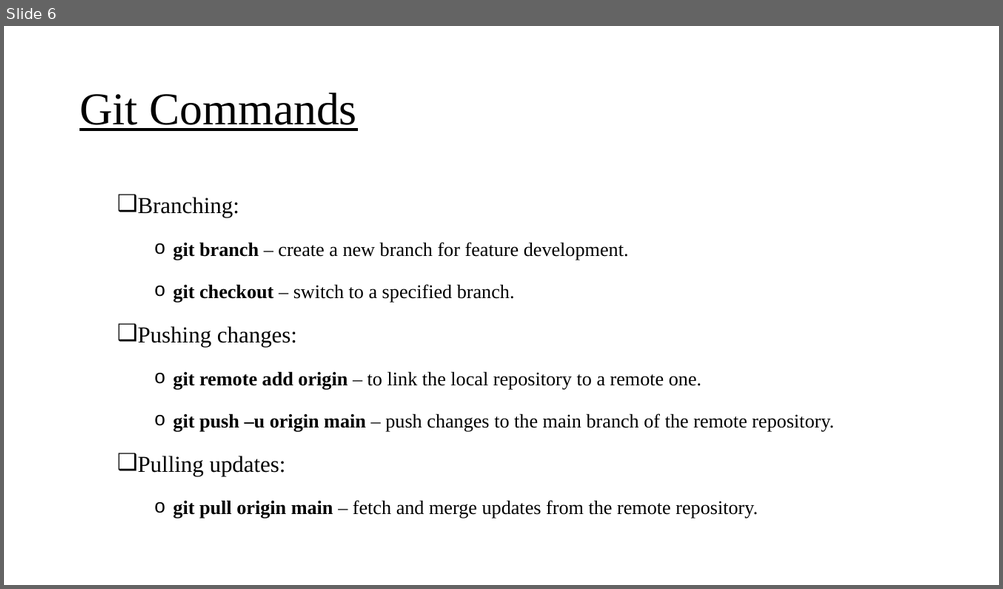
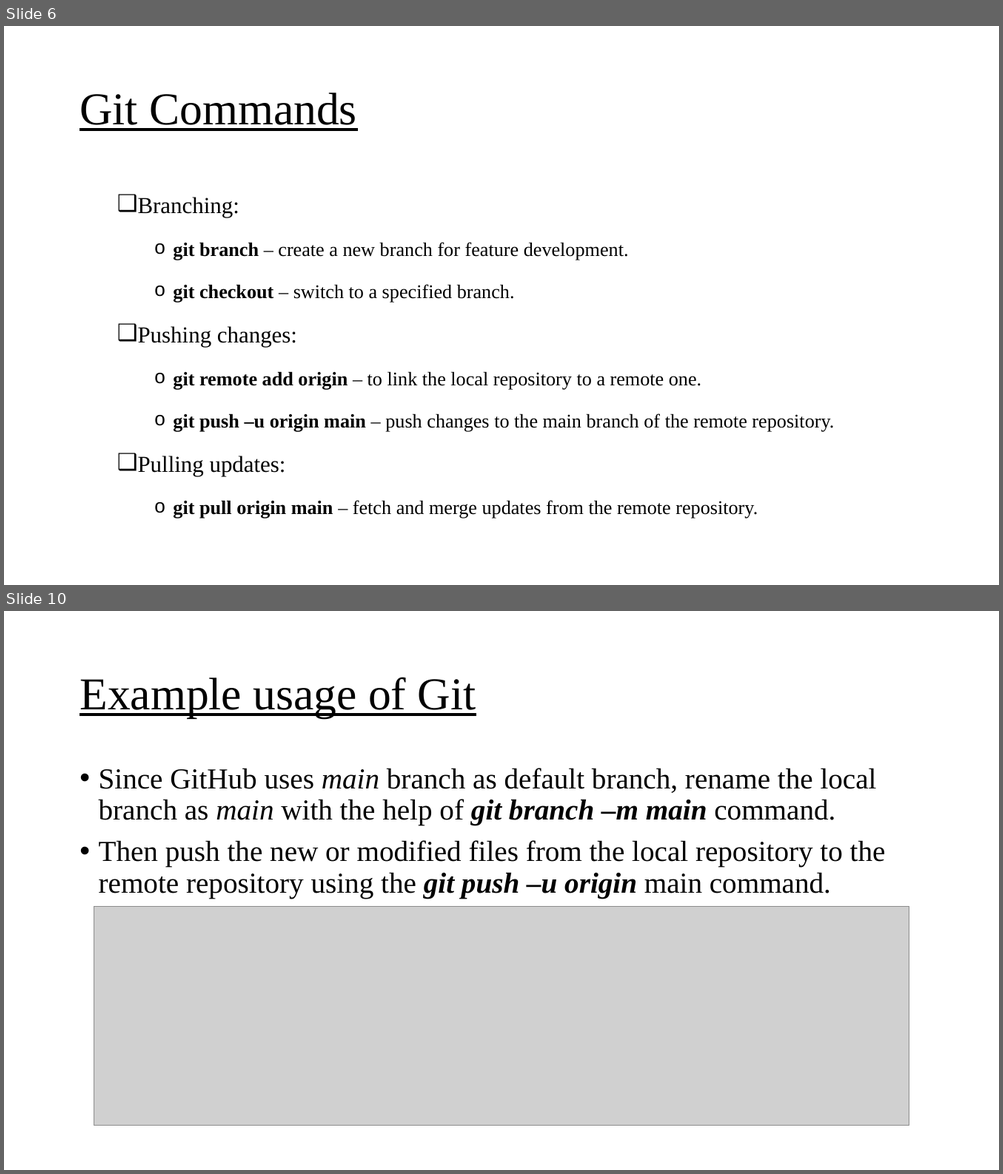
Before and after one commit to Prax29/internship-smgrlab, a slide deck: Git.pptx. Shown one above the other, each under a label of ours: slide 6 before the commit, slides 6 and 10 after it; the slides between them are not shown. The pictures are 1003x589 and 1003x1174 pixels, drawn with LibreOffice and Linux fonts; fonts in the diff are those of the drawing; grey boxes stand for pictures. Boxes give left, top, right and bottom in pixels: in the first picture for what was removed or moved away, otherwise in the second. Text is boxed around its words. In the diff, an @@ line names an element or a change of style, - is before the commit and + after.

Commit message:
Add example usage

```diff
--- a/Git.pptx
+++ b/Git.pptx
@@ slide 10 added at box(4, 611, 999, 1170), background #FFFFFF @@
@@ title added at box(79, 677, 476, 718), 44 pt, text #000000, underline @@
+Example usage of Git
@@ text added at box(99, 768, 885, 898), 28 pt, text #000000 @@
+• Since GitHub uses main branch as default branch, rename the local branch as main with the help of git branch –m main command.
+• Then push the new or modified files from the local repository to the remote repository using the git push –u origin main command.
@@ picture added at box(94, 906, 909, 1126) @@
```
Also in this commit, not shown: 5 other slides added.
